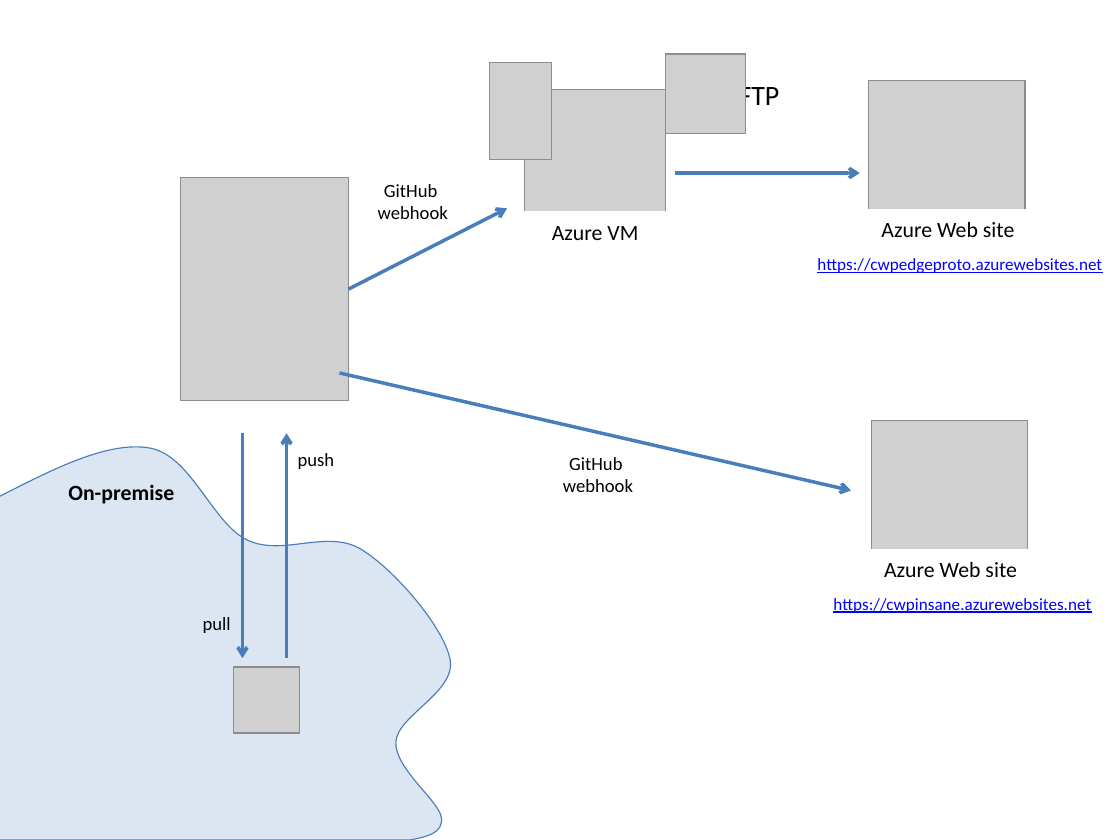
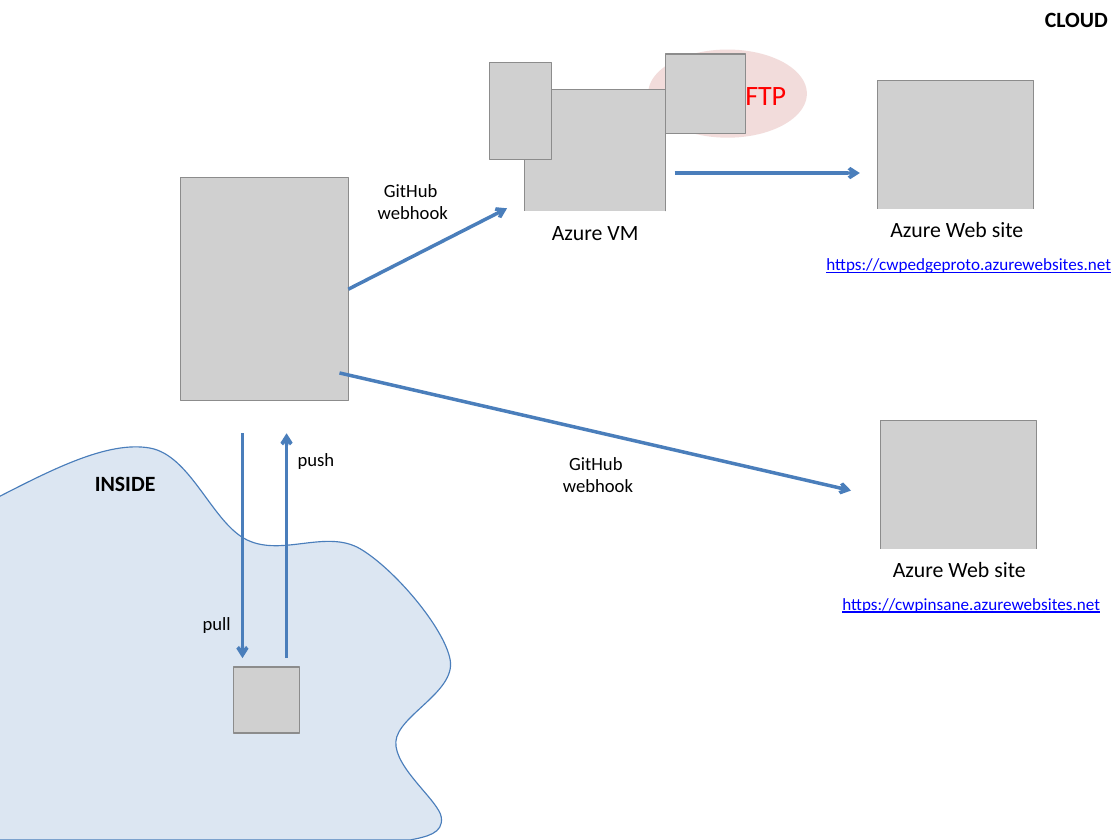
Before and after one commit to anderslundsgard-scania/cwp, a slide deck: slide 5 of doc/CWP-Azure-PoC.pptx (slide 3 before the commit). Drawn at 1120x840 pixels with LibreOffice and Linux fonts; fonts in the diff are those of the drawing; grey boxes stand for pictures. Boxes give left, top, right and bottom in pixels: in the first picture for what was removed or moved away, otherwise in the second. Text is boxed around its words. In the diff, an @@ line names an element or a change of style, - is before the commit and + after.

```diff
--- a/doc/CWP-Azure-PoC.pptx
+++ b/doc/CWP-Azure-PoC.pptx
@@ text added at [1045,12,1108,27], 14 pt, text #000000, bold @@
+CLOUD
@@ ellipse added at [648,49,808,138], fill #F2DCDB @@
@@ text "FTP" at [745,82,786,112]: text colour #000000 to #FF0000 @@
@@ text at [95,476,156,491]: text changed @@
-On-premise
+INSIDE
@@ 2 pictures, 2 rectangles, 2 texts: place and size @@
-2 pictures, 2 rectangles, 2 texts at [817,81,1102,614]
+2 pictures, 2 rectangles, 2 texts at [826,81,1111,614]
```
Also in this commit, not shown: 1 other slide changed, 2 slides added, 1 other file.
